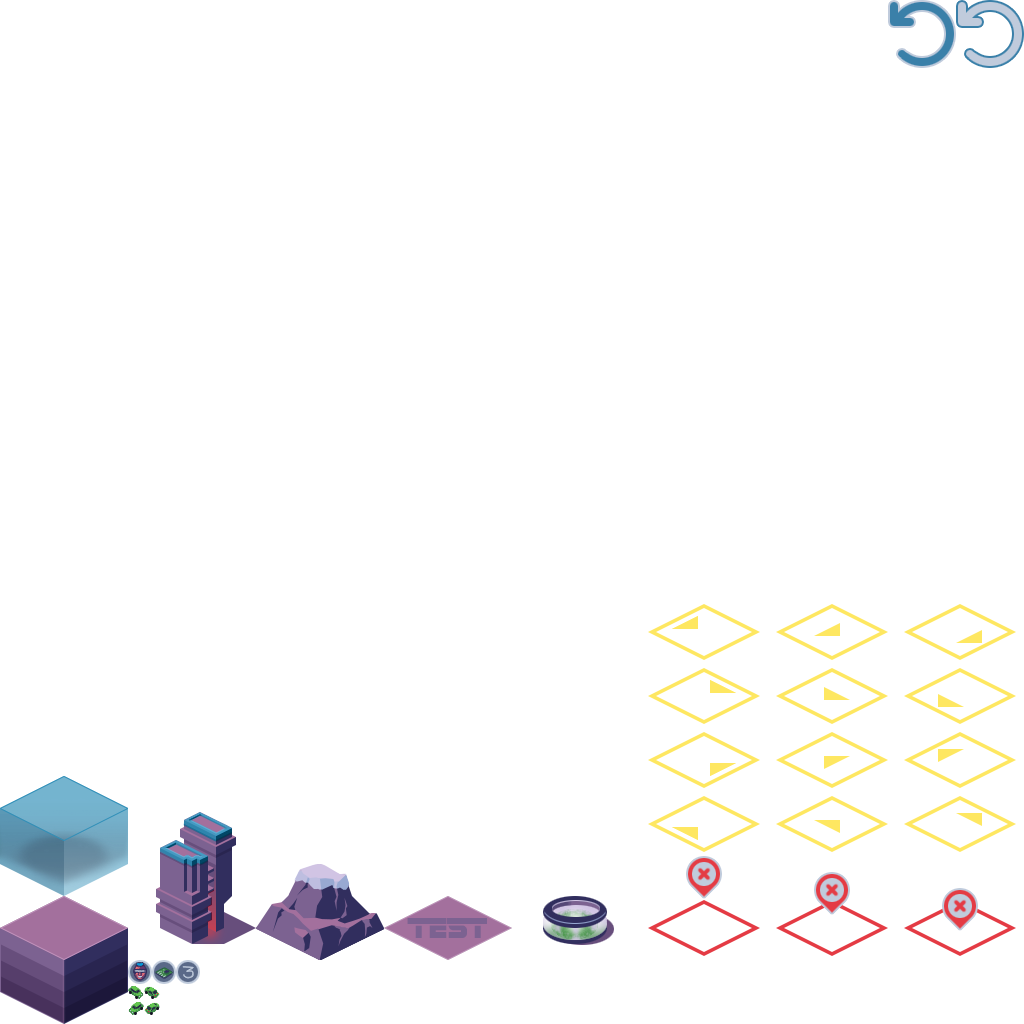
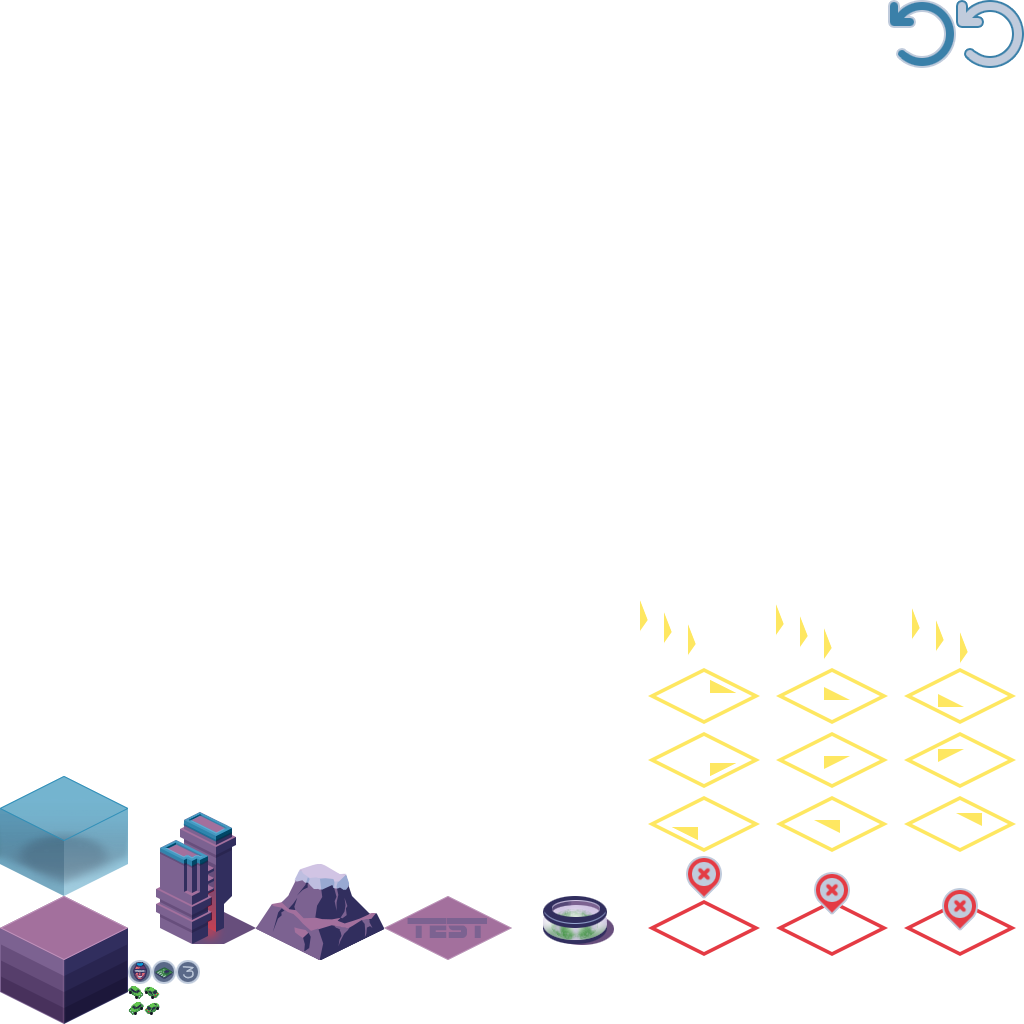
Comparing the layer stacks of the two 1024 × 1024 images. Changes:
added layer "Layer 56 copy 8" in group "Arrow Hologram" over [912, 608, 968, 664]
added layer "Layer 56 copy 7" in group "Arrow Hologram" over [776, 604, 832, 660]
added layer "Layer 56 copy 6" in group "Arrow Hologram" over [640, 600, 696, 656]
hid group "Arrows SE" (5 layers) over [648, 604, 1016, 660]
